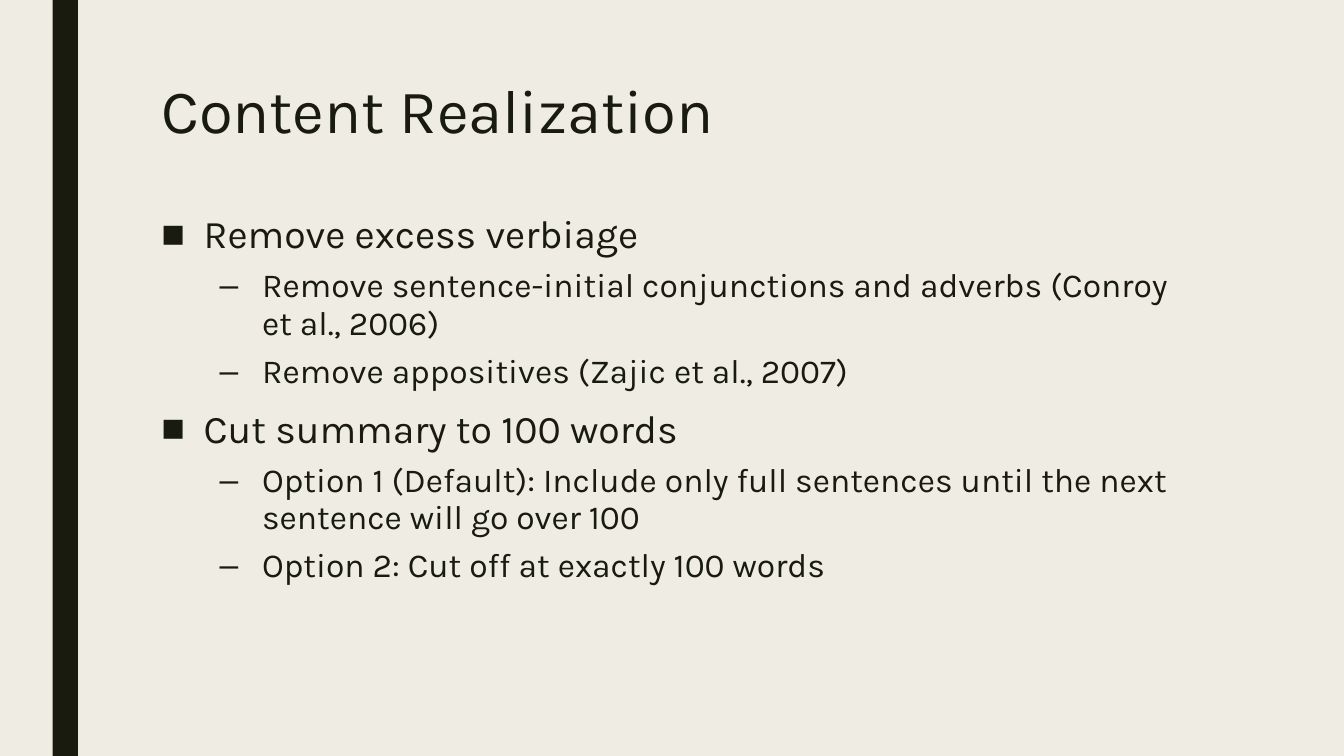
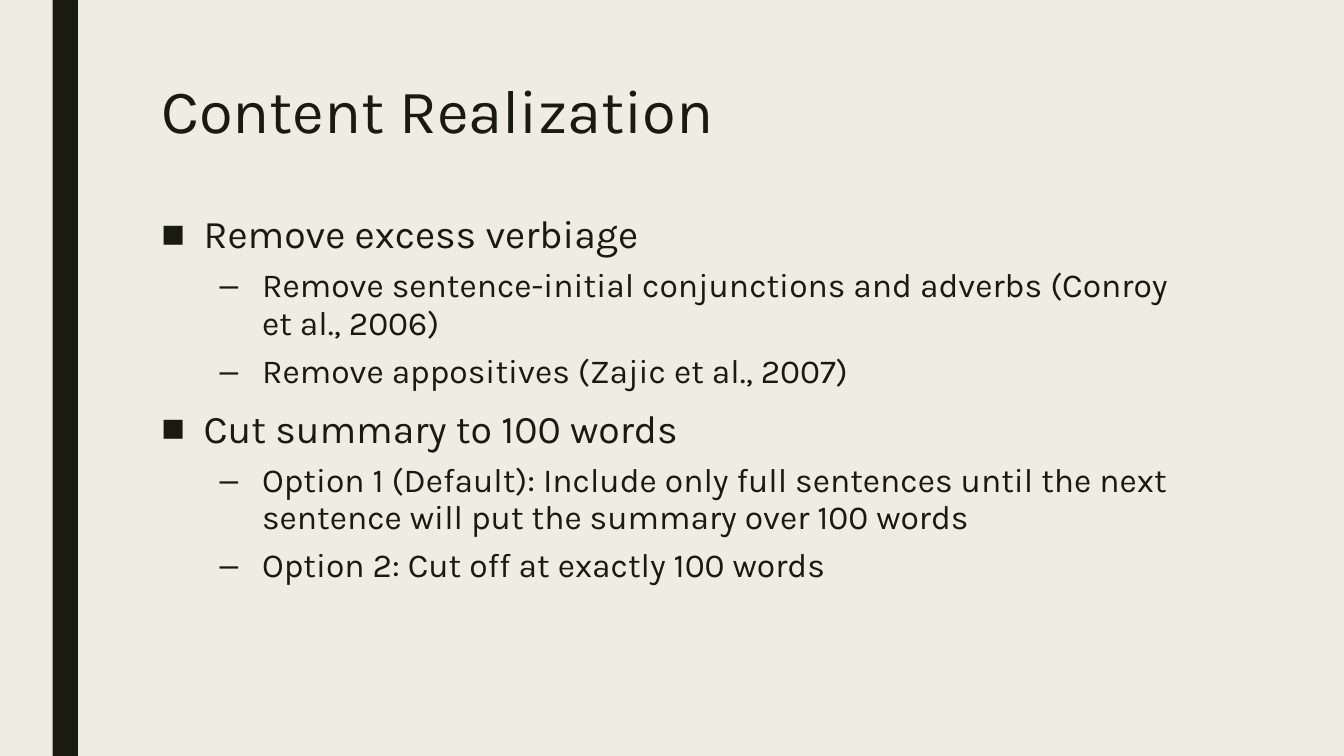
Before and after one commit to Mindful/ling-573, a slide deck: slide 15 of doc/D2_presentation.pptx. Drawn at 1344x756 pixels with LibreOffice and Linux fonts; fonts in the diff are those of the drawing. Boxes give left, top, right and bottom in pixels: in the first picture for what was removed or moved away, otherwise in the second. Text is boxed around its words. In the diff, an @@ line names an element or a change of style, - is before the commit and + after.

```diff
--- a/doc/D2_presentation.pptx
+++ b/doc/D2_presentation.pptx
@@ text at (262,467,1166,538): text changed @@
-  – Option 1 (Default): Include only full sentences until the next sentence will go over 100
+  – Option 1 (Default): Include only full sentences until the next sentence will put the summary over 100 words
```
Also in this commit, not shown: 2 other slides changed.
